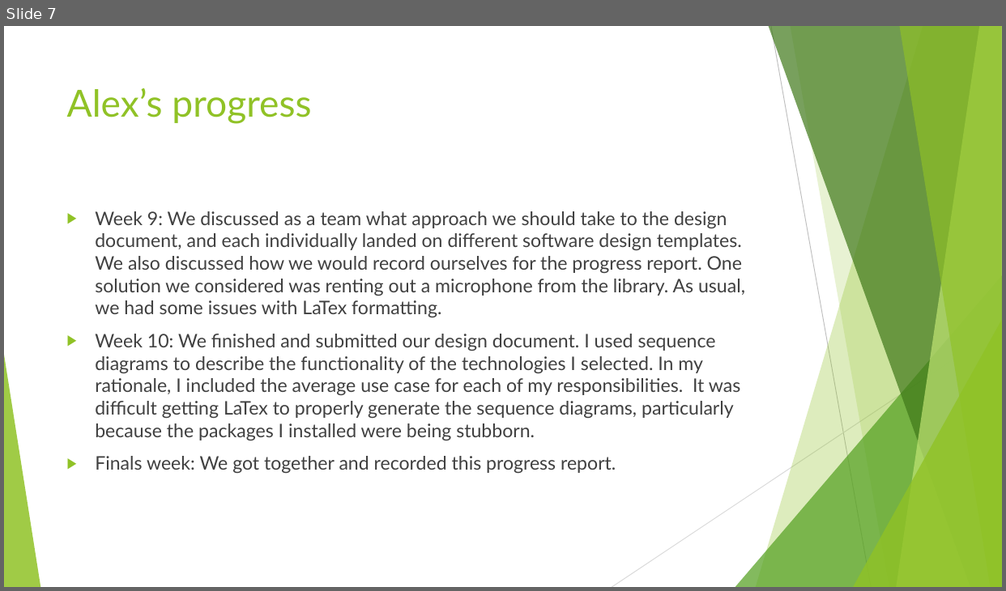
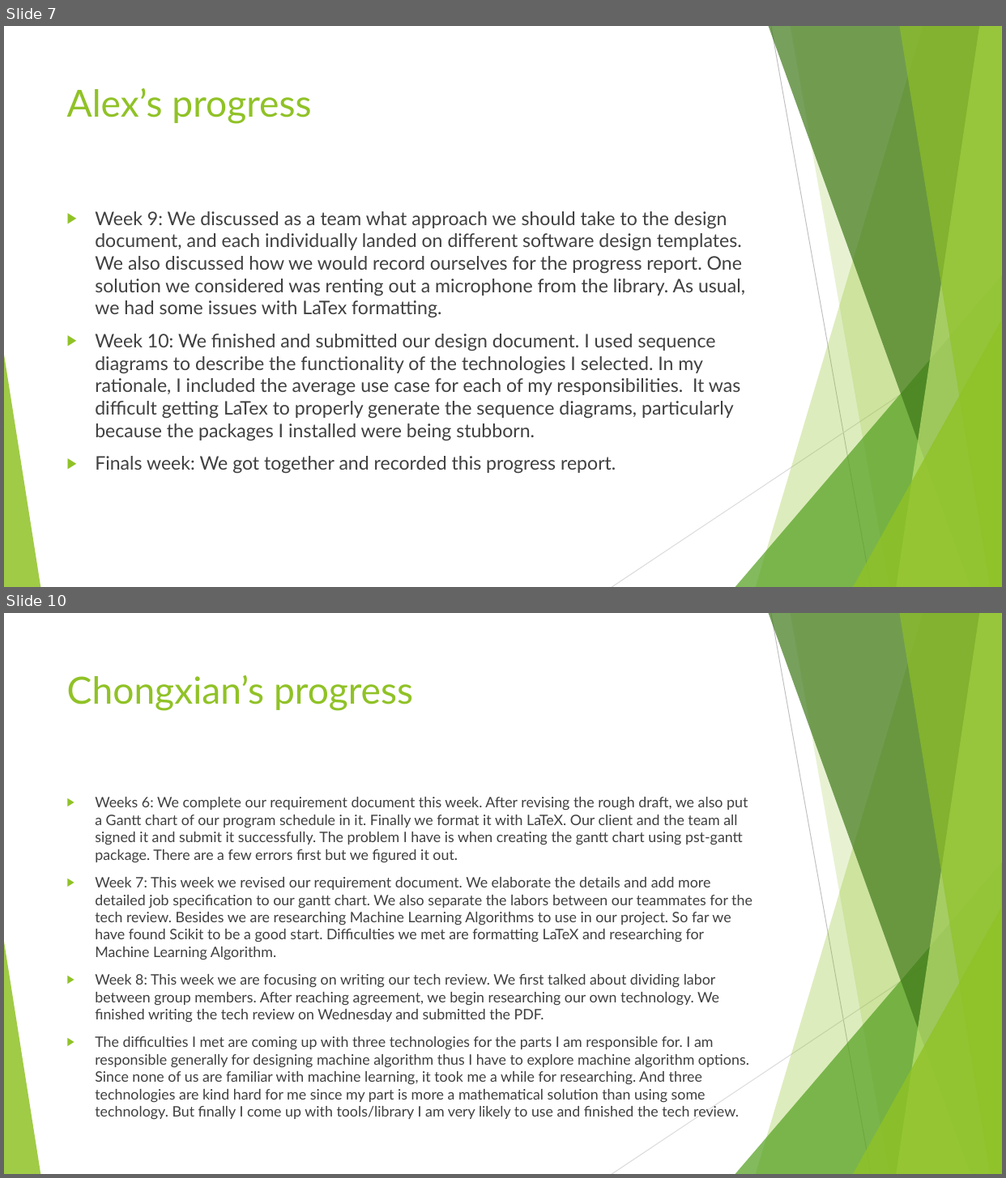
Before and after one commit to AlexDCraig/senior-capstone-project, a slide deck: progressreport.pptx. Shown one above the other, each under a label of ours: slide 7 before the commit, slides 7 and 10 after it; the slides between them are not shown. The pictures are 1006x591 and 1006x1178 pixels, drawn with LibreOffice and Linux fonts; fonts in the diff are those of the drawing. Boxes give left, top, right and bottom in pixels: in the first picture for what was removed or moved away, otherwise in the second. Text is boxed around its words. In the diff, an @@ line names an element or a change of style, - is before the commit and + after.

```diff
--- a/progressreport.pptx
+++ b/progressreport.pptx
@@ slide 10 added at (x1=4, y1=613, x2=1002, y2=1174), background #FFFFFF; not listed: 10 template elements that a slide beside it also shows @@
@@ title added at (x1=67, y1=675, x2=413, y2=711), 36 pt, text #90C226 @@
+Chongxian’s progress
@@ text added at (x1=95, y1=797, x2=752, y2=1117), 13.9 pt, text #404040 @@
+▶ Weeks 6: We complete our requirement document this week. After revising the rough draft, we also put a Gantt chart of our program schedule in it. Finally we format it with LaTeX. Our client and the team all signed it and submit it successfully. The problem I have is when creating the gantt chart using pst-gantt package. There are a few errors first but we figured it out.
+▶ Week 7: This week we revised our requirement document. We elaborate the details and add more detailed job specification to our gantt chart. We also separate the labors between our teammates for the tech review. Besides we are researching Machine Learning Algorithms to use in our project. So far we have found Scikit to be a good start. Difficulties we met are formatting LaTeX and researching for Machine Learning Algorithm.
+▶ Week 8: This week we are focusing on writing our tech review. We first talked about dividing labor between group members. After reaching agreement, we begin researching our own technology. We finished writing the tech review on Wednesday and submitted the PDF.
+▶ The difficulties I met are coming up with three technologies for the parts I am responsible for. I am responsible generally for designing machine algorithm thus I have to explore machine algorithm options. Since none of us are familiar with machine learning, it took me a while for researching. And three technologies are kind hard for me since my part is more a mathematical solution than using some technology. But finally I come up with tools/library I am very likely to use and finished the tech review.
```
Also in this commit, not shown: 1 slide changed, 3 other slides added.
